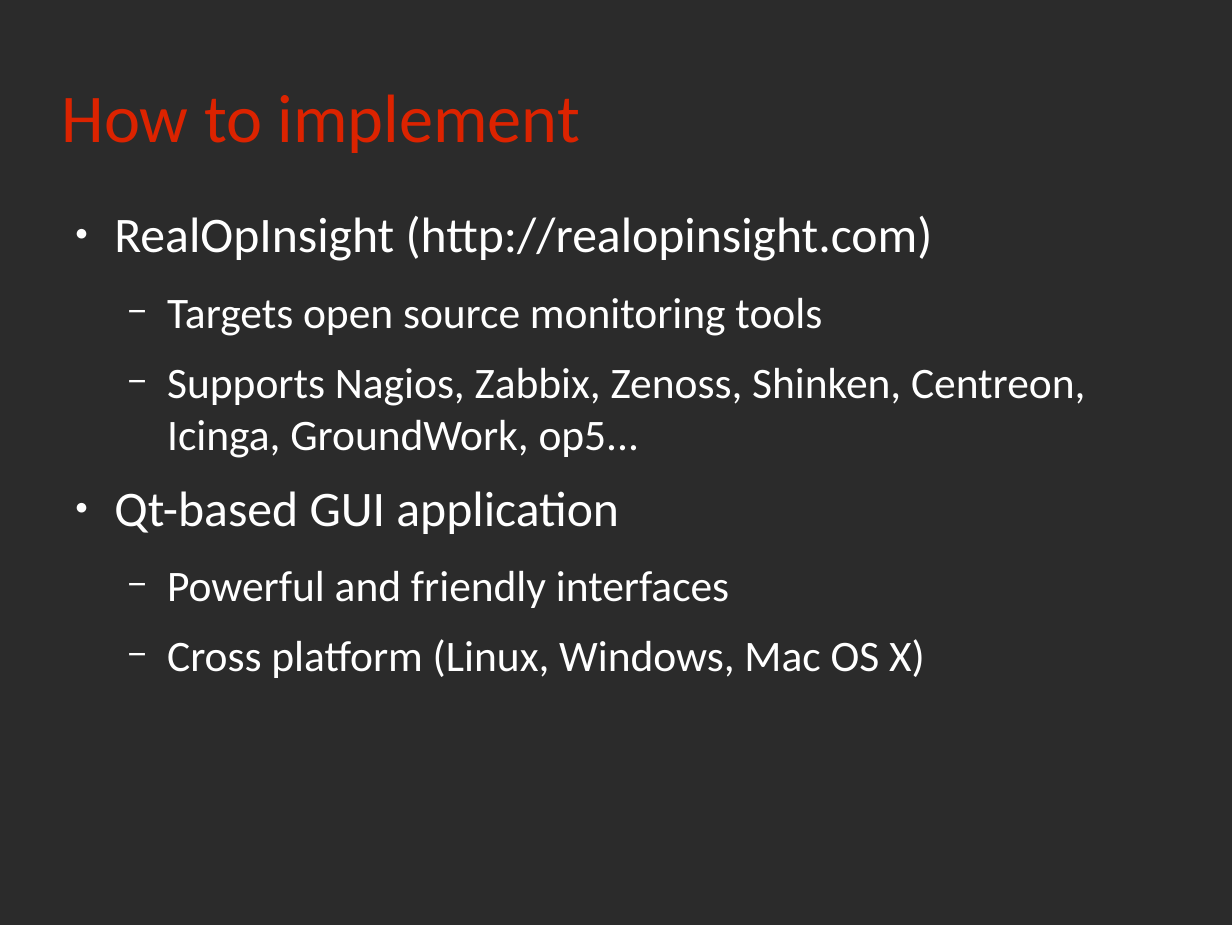
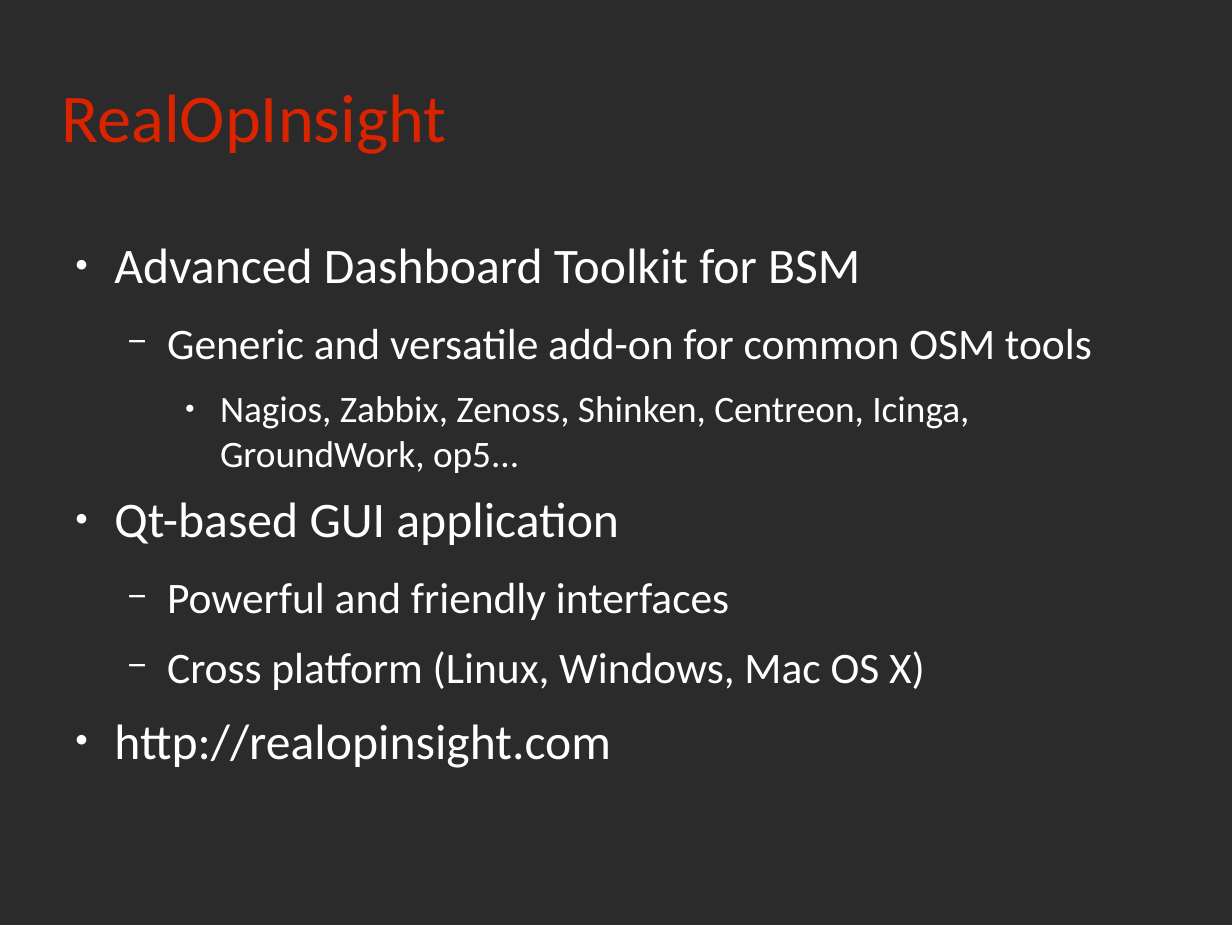
Before and after one commit to rchakode/realopinsight, a slide deck: slide 20 of doc/talks/rmll-2013.odp (slide 17 before the commit). Drawn at 1232x925 pixels with LibreOffice and Linux fonts; fonts in the diff are those of the drawing; background and template pictures are left out; a plain dark background stands for a picture behind light text. Boxes give left, top, right and bottom in pixels: in the first picture for what was removed or moved away, otherwise in the second. Text is boxed around its words. In the diff, an @@ line names an element or a change of style, - is before the commit and + after.

```diff
--- a/doc/talks/rmll-2013.odp
+++ b/doc/talks/rmll-2013.odp
@@ title at [62, 94, 447, 154]: text changed @@
-How to implement
+RealOpInsight
@@ text "Advanced Dashboard Toolkit for BSM": place and size @@
-text "Advanced Dashboard Toolkit for BSM" at [114, 216, 1085, 678]
+text "Advanced Dashboard Toolkit for BSM" at [114, 248, 1092, 768]
@@ text at [114, 248, 1092, 473]: text changed; size 28 to 24 pt @@
-● RealOpInsight (http://realopinsight.com)
-  − Targets open source monitoring tools
-  − Supports Nagios, Zabbix, Zenoss, Shinken, Centreon, Icinga, GroundWork, op5...
+● Advanced Dashboard Toolkit for BSM
+  − Generic and versatile add-on for common OSM tools
+    ● Nagios, Zabbix, Zenoss, Shinken, Centreon, Icinga, GroundWork, op5...
@@ text at [114, 724, 611, 768]: paragraph added @@
+● http://realopinsight.com
```
Also in this commit, not shown: 16 other slides changed, 5 slides added, 2 slides removed.
